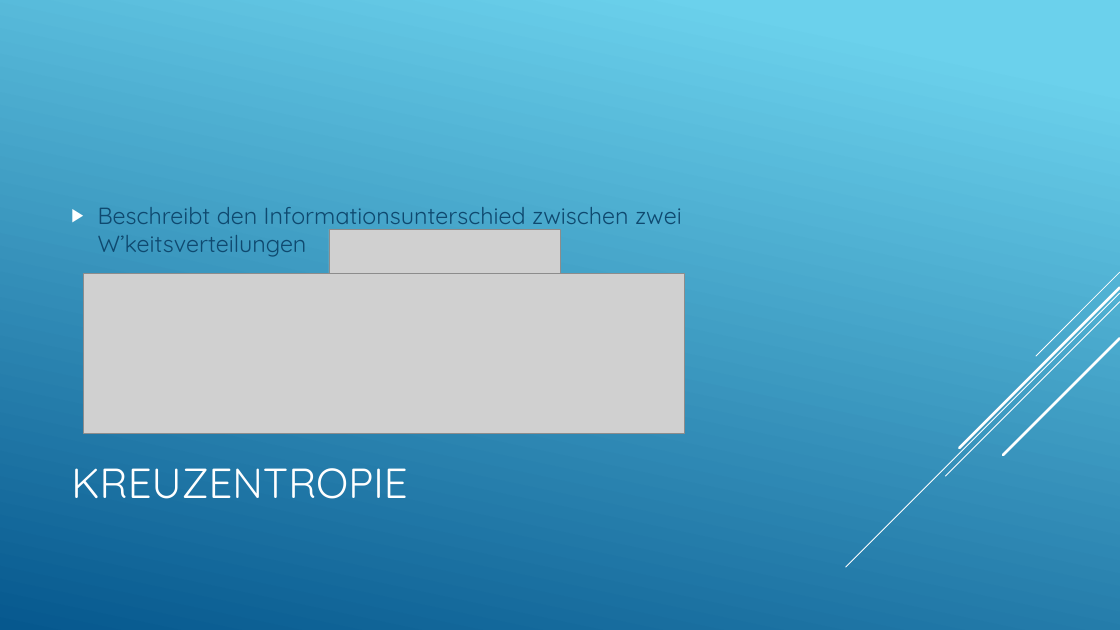
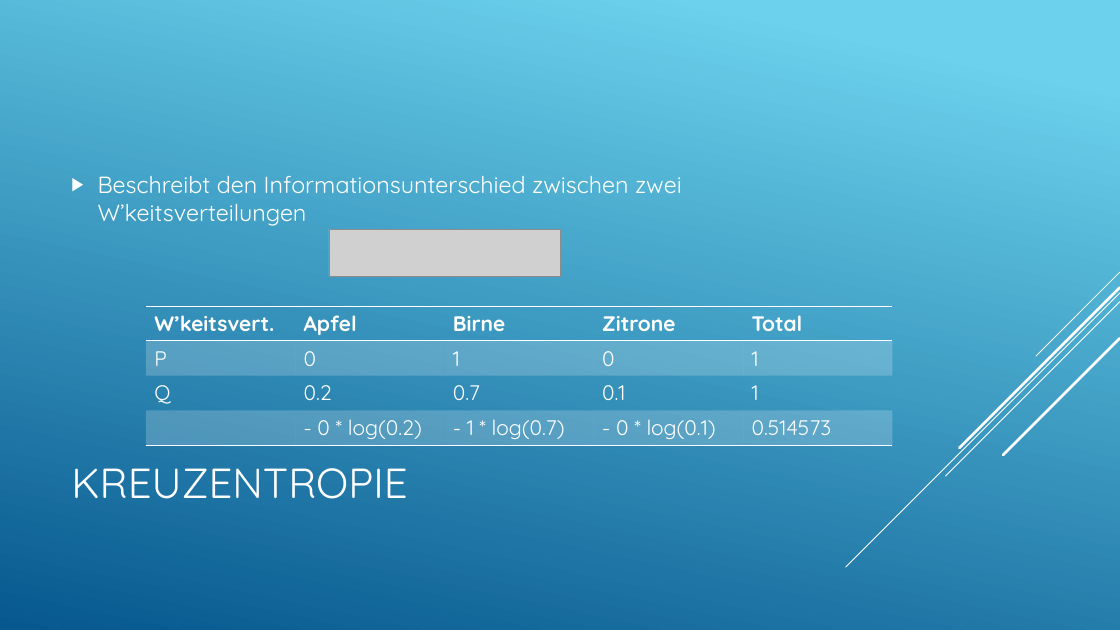
Before and after one commit to LucaRitz/informatik_seminar_gan, a slide deck: slide 14 of GAN.pptx. Drawn at 1120x630 pixels with LibreOffice and Linux fonts; fonts in the diff are those of the drawing; grey boxes stand for pictures. Boxes give left, top, right and bottom in pixels: in the first picture for what was removed or moved away, otherwise in the second. Text is boxed around its words. In the diff, an @@ line names an element or a change of style, - is before the commit and + after.

```diff
--- a/GAN.pptx
+++ b/GAN.pptx
@@ text "Beschreibt den Informationsunterschied zwischen zwei ...": place and size @@
-text "Beschreibt den Informationsunterschied zwischen zwei ..." at <box>98,207,682,257</box>
+text "Beschreibt den Informationsunterschied zwischen zwei ..." at <box>98,176,682,226</box>
@@ text "Beschreibt den Informationsunterschied zwischen zwei ..." at <box>98,176,682,226</box>: text colour #0F496F to #FFFFFF @@
@@ picture removed at <box>83,274,685,434</box> @@
@@ table added at <box>146,306,894,443</box>, 4 rows, 5 columns @@
+W’keitsvert. | Apfel | Birne | Zitrone | Total
+P | 0 | 1 | 0 | 1
+Q | 0.2 | 0.7 | 0.1 | 1
+ | - 0 * log(0.2) | - 1 * log(0.7) | - 0 * log(0.1) | 0.514573
```
Also in this commit, not shown: 10 other slides changed.
